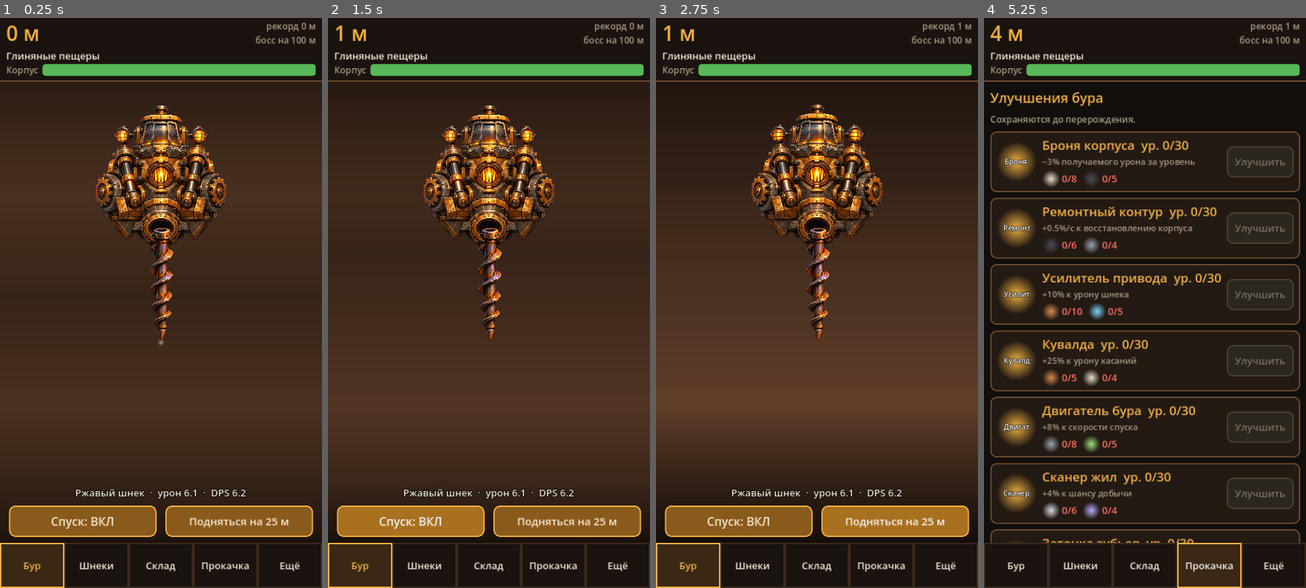
Above: before the commit, frames 1-4 (left to right).
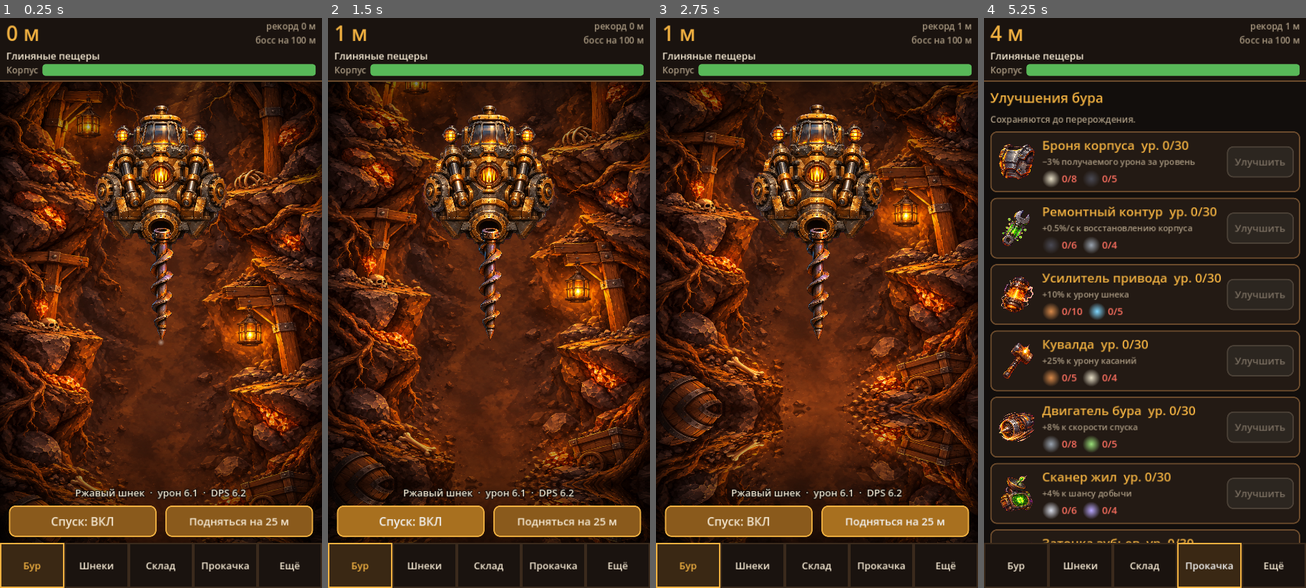
Above: after the commit, the same moments.

Repository: den1511bol/Test
Game: Godot game, scene res://scenes/Main.tscn
The game is run twice, just before and just after one commit, with the same random seed, the same clock (stepped at 60 frames per second) and the same inputs.
Inputs:
- Up to frame 1 (0.25 s): no input
- Up to frame 2 (1.5 s): click "Спуск: ВКЛ" at 0.5 s; click "Фарм здесь (спуск выкл.)" at 1.25 s
- Up to frame 3 (2.75 s): click "Подняться на 25 м" at 2 s
- Up to frame 4 (5.25 s): click "Бур" at 2.75 s; click "Шнеки" at 3.5 s; click "Склад" at 4.25 s; click "Прокачка" at 5 s

The runs differ from the first frame. In frame 1, 36% of the frame differs, in the area x 0-100%, y 11-93%; in frame 2, 37%; in frame 3, 37%; in frame 4, 3.2%.

Commit message:
Add biome backgrounds, upgrade icons, app icon; mirror-tiled background scrolling
Co-Authored-By: Claude Opus 5.5 <noreply@anthropic.com>
Claude-Session: https://claude.ai/code/session_01CNTekXFGRpEBgTqGkXDMWp

Diff:
--- a/deepdrill/scripts/Stage.gd
+++ b/deepdrill/scripts/Stage.gd
@@ -46,6 +46,7 @@
 
 	bg_a = _make_bg()
 	bg_b = _make_bg()
+	bg_b.flip_v = true   # зеркальный стык — шов не виден
 
 	# затемнение сверху/снизу для глубины
 	var g := Gradient.new()
@@ -377,9 +378,15 @@
 	elif m.is_empty() and not Game.s.settings.auto:
 		_scroll += 40.0 * delta
 	var h := maxf(size.y, 1.0)
-	var off := fmod(_scroll, h)
-	bg_a.position.y = -off
-	bg_b.position.y = h - off
+	var off := fmod(_scroll, 2.0 * h)
+	var ya := -off
+	if ya <= -h:
+		ya += 2.0 * h
+	var yb := h - off
+	if yb <= -h:
+		yb += 2.0 * h
+	bg_a.position.y = ya
+	bg_b.position.y = yb
 	# дрожь шнека
 	_jit += delta * 60.0
 	var amp := 3.0 if digging else (1.5 if not m.is_empty() else 0.5)
Binary file added: deepdrill/assets/backgrounds/abyss.png
Binary file added: deepdrill/assets/backgrounds/clay.png
Binary file added: deepdrill/assets/backgrounds/crystal.png
Binary file added: deepdrill/assets/backgrounds/fungus.png
Binary file added: deepdrill/assets/backgrounds/magma.png
Binary file added: deepdrill/assets/upgrades/armor.png
Binary file added: deepdrill/assets/upgrades/crit.png
Binary file added: deepdrill/assets/upgrades/dig.png
Binary file added: deepdrill/assets/upgrades/luck.png
Binary file added: deepdrill/assets/upgrades/power.png
Binary file added: deepdrill/assets/upgrades/regen.png
Binary file added: deepdrill/assets/upgrades/tap.png
(and 1 more such lines)
